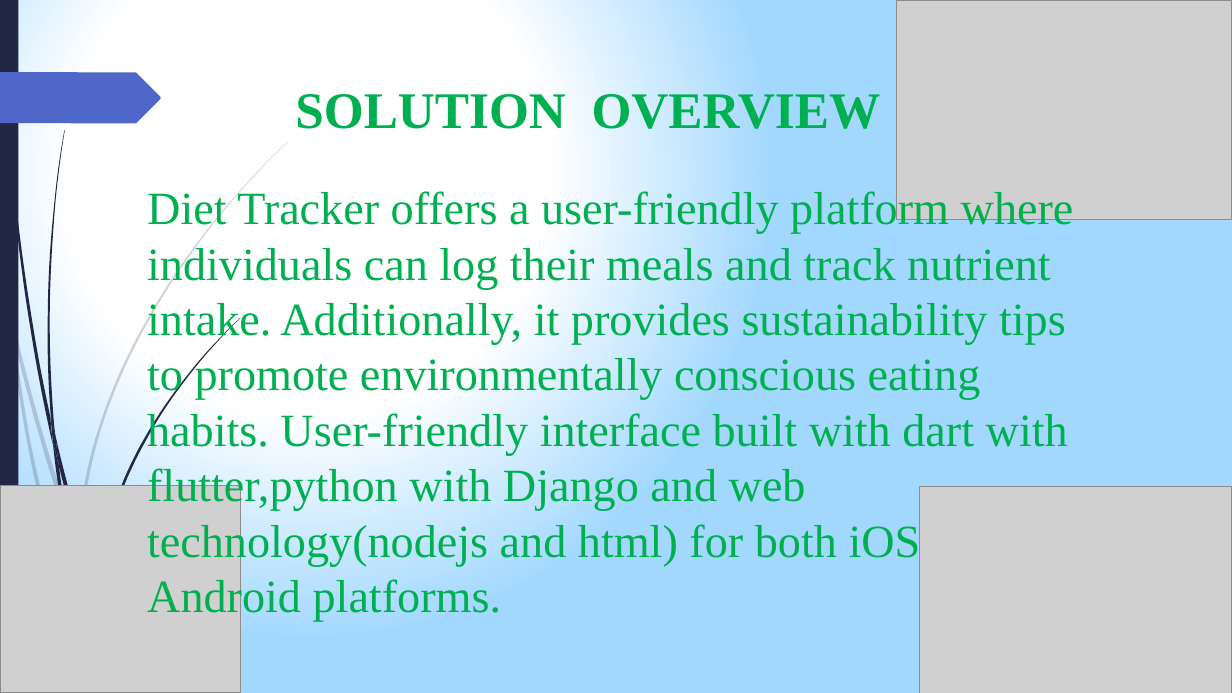
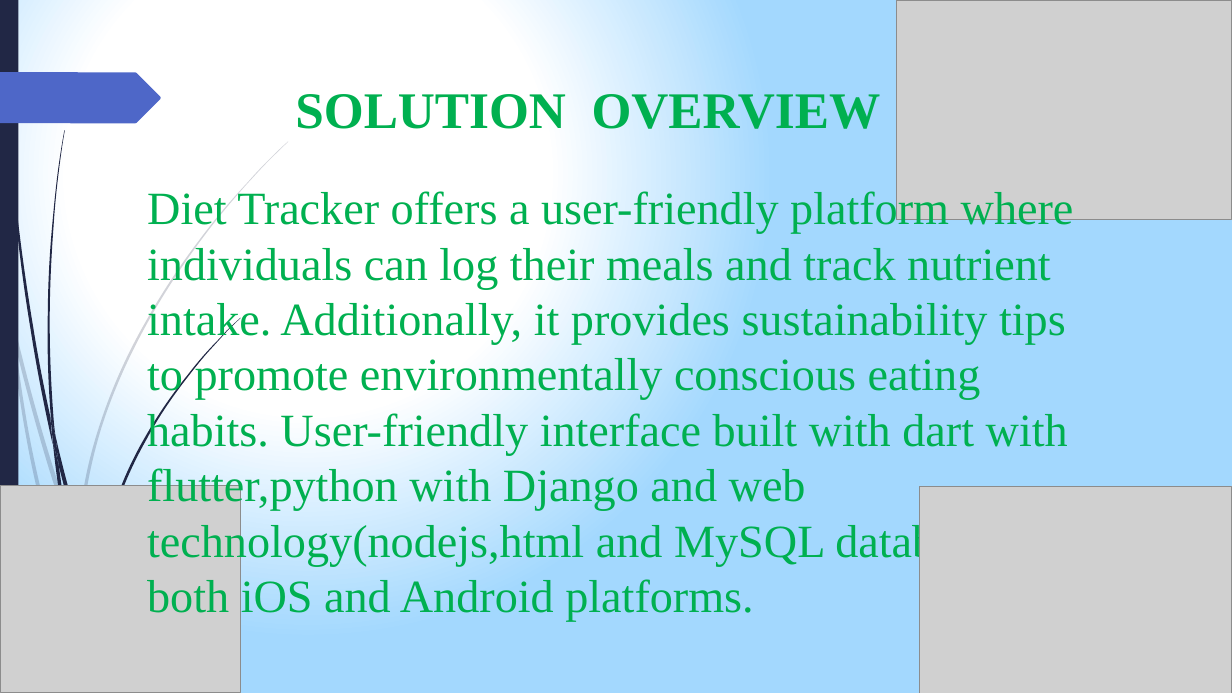
Before and after one commit to valary-esendi/project_pitch_decks, a slide deck: slide 3 of flutter,python and web pitch deck.pptx. Drawn at 1232x693 pixels with LibreOffice and Linux fonts; fonts in the diff are those of the drawing; grey boxes stand for pictures. Boxes give left, top, right and bottom in pixels: in the first picture for what was removed or moved away, otherwise in the second. Text is boxed around its words. In the diff, an @@ line names an element or a change of style, - is before the commit and + after.

```diff
--- a/flutter,python and web pitch deck.pptx
+++ b/flutter,python and web pitch deck.pptx
@@ text at box(147, 188, 1074, 622): text changed @@
-Diet Tracker offers a user-friendly platform where individuals can log their meals and track nutrient intake. Additionally, it provides sustainability tips to promote environmentally conscious eating habits. User-friendly interface built with dart with flutter,python with Django and web technology(nodejs and html) for both iOS and Android platforms.
+Diet Tracker offers a user-friendly platform where individuals can log their meals and track nutrient intake. Additionally, it provides sustainability tips to promote environmentally conscious eating habits. User-friendly interface built with dart with flutter,python with Django and web technology(nodejs,html and MySQL database) for both iOS and Android platforms.
```
